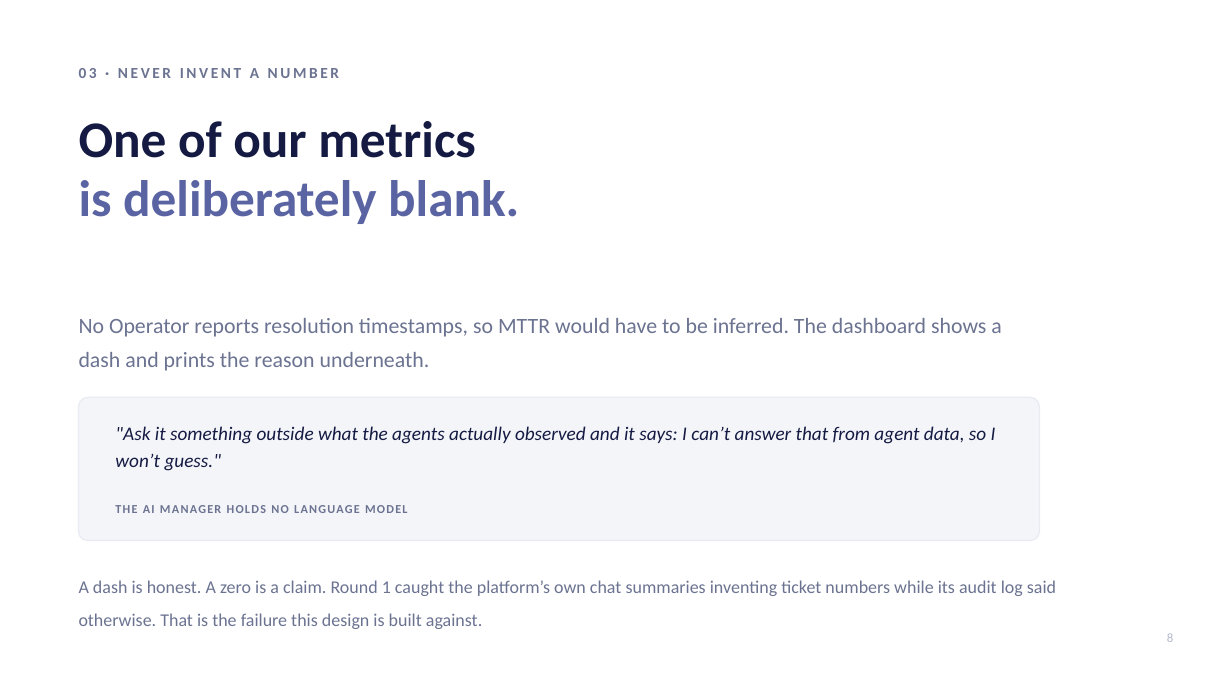
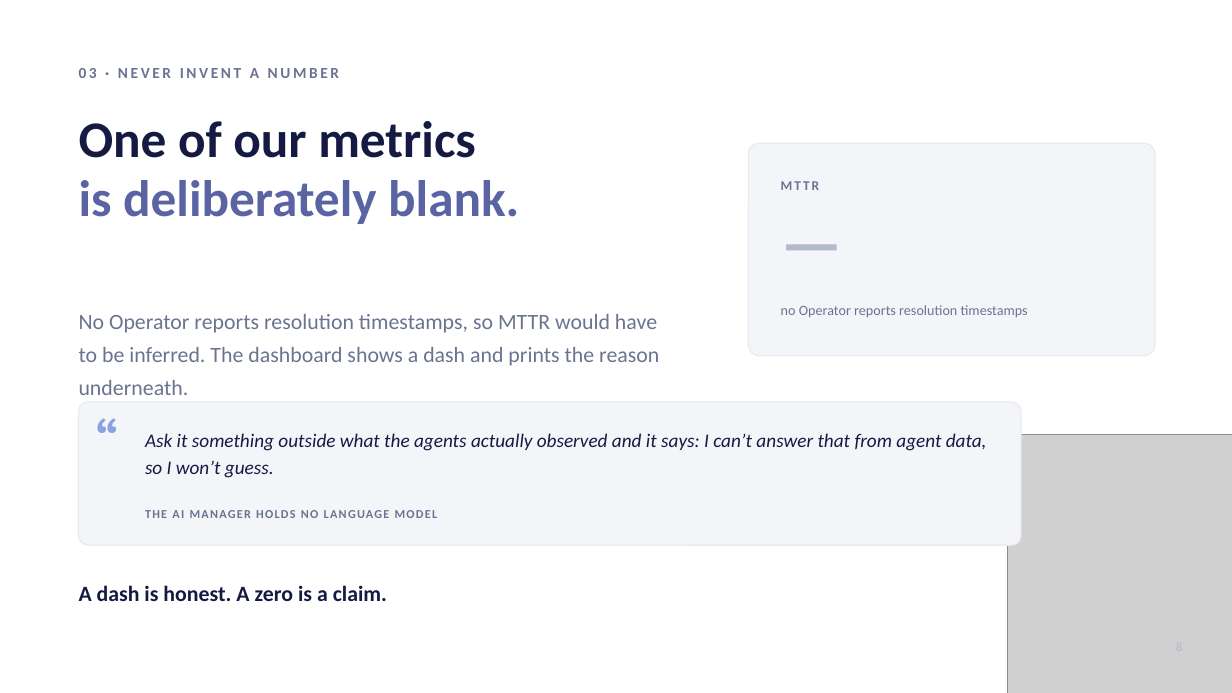
Before and after one commit to ZenBen5173/service-desk-command-center, a slide deck: slide 8 of docs/Service-Desk-Command-Center.pptx. Drawn at 1232x693 pixels with LibreOffice and Linux fonts; fonts in the diff are those of the drawing; grey boxes stand for pictures. Boxes give left, top, right and bottom in pixels: in the first picture for what was removed or moved away, otherwise in the second. Text is boxed around its words. In the diff, an @@ line names an element or a change of style, - is before the commit and + after.

```diff
--- a/docs/Service-Desk-Command-Center.pptx
+++ b/docs/Service-Desk-Command-Center.pptx
@@ rounded rectangle added at (749, 143, 1155, 356), fill #F4F5F9, outline #E8EBF2 1 pt @@
@@ text added at (781, 181, 819, 190), 10.5 pt, text #6B7391, bold @@
+MTTR
@@ text added at (781, 199, 1123, 282), 54 pt, text #B4B9CC, bold @@
+—
@@ text "No Operator reports resolution timestamps, ..." rewrapped from (79, 318, 1001, 371) to (79, 314, 659, 395) @@
@@ text added at (781, 305, 1028, 317), 11 pt, text #6B7391 @@
+no Operator reports resolution timestamps
@@ rounded rectangle: place and size @@
-rounded rectangle at (79, 397, 1040, 541)
+rounded rectangle at (79, 402, 1021, 545)
@@ text added at (95, 404, 151, 469), 44 pt, text #8AA2DF, bold @@
+“
@@ text at (145, 433, 987, 478): text changed @@
-"Ask it something outside what the agents actually observed and it says: I can’t answer that from agent data, so I won’t guess."
+Ask it something outside what the agents actually observed and it says: I can’t answer that from agent data, so I won’t guess.
@@ picture added at (1007, 434, 1232, 693) @@
@@ text "THE AI MANAGER HOLDS NO ..." rewrapped from (116, 495, 1003, 523) to (145, 500, 995, 528) @@
@@ text removed at (79, 580, 1056, 629) @@
-A dash is honest. A zero is a claim. Round 1 caught the platform’s own chat summaries inventing ticket numbers while its audit log said otherwise. That is the failure this design is built against.
@@ text added at (79, 585, 387, 601), 17 pt, text #141A42, bold @@
+A dash is honest. A zero is a claim.
@@ text removed at (1167, 633, 1173, 642) @@
-8
```
Also in this commit, not shown: 9 other slides changed, 1 slide added, 1 slide removed, 1 other file.
